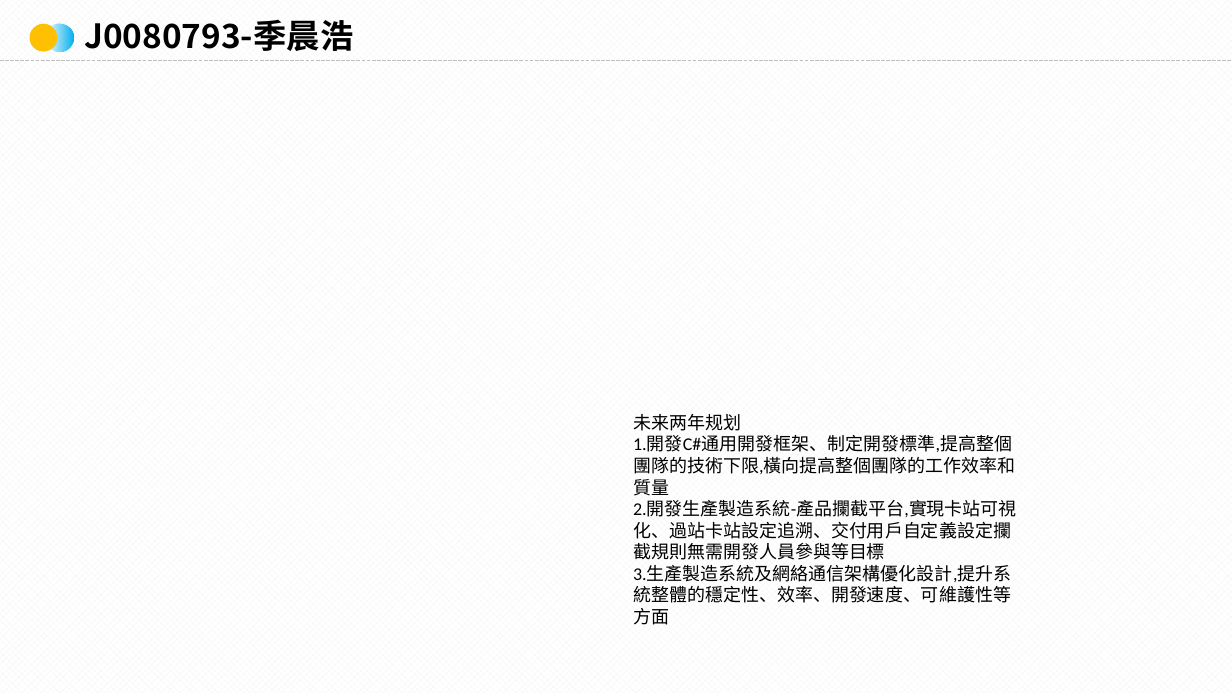
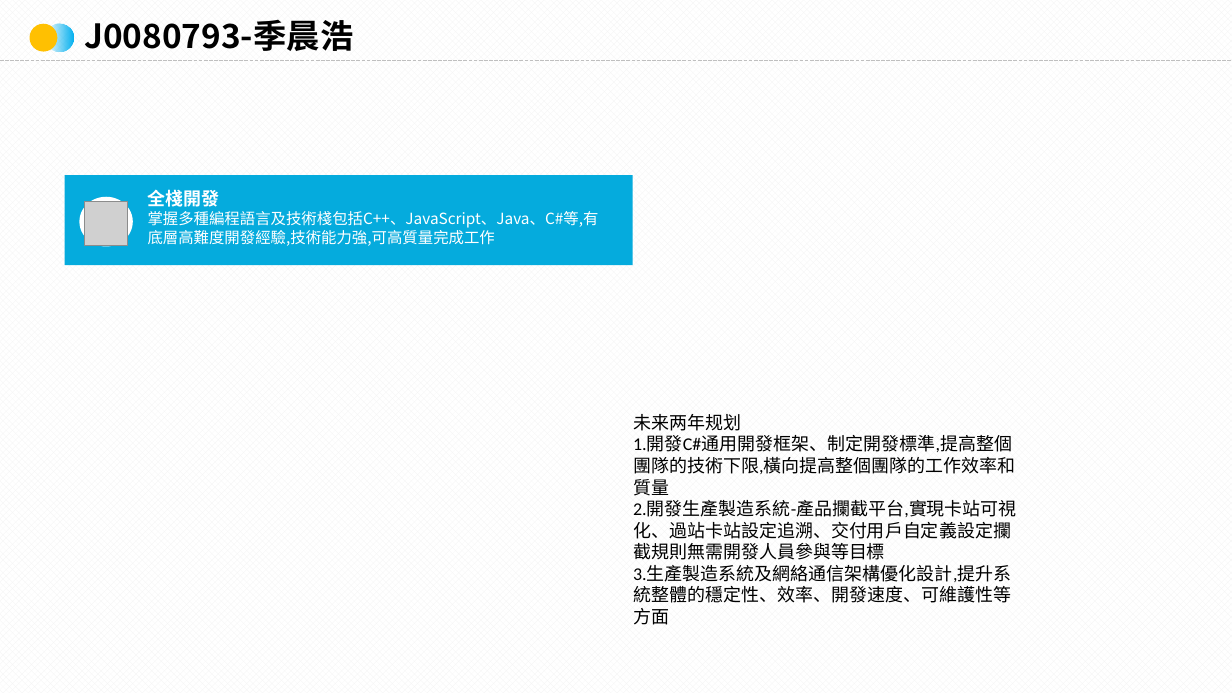
Before and after one commit to NoBug4Ever/work_files, a slide deck: slide 10 of J0080793.pptx (slide 9 before the commit). Drawn at 1232x693 pixels with LibreOffice and Linux fonts; fonts in the diff are those of the drawing; grey boxes stand for pictures; background and template pictures are left out. Boxes give left, top, right and bottom in pixels: in the first picture for what was removed or moved away, otherwise in the second. Text is boxed around its words. In the diff, an @@ line names an element or a change of style, - is before the commit and + after.

```diff
--- a/J0080793.pptx
+++ b/J0080793.pptx
@@ group added at [65,175,633,265]: 1 rectangle, 1 text, 1 ellipse, 1 picture @@
+全棧開發
+掌握多種編程語言及技術棧包括C++、JavaScript、Java、C#等,有底層高難度開發經驗,技術能力強,可高質量完成工作
```
Also in this commit, not shown: 3 other slides changed, 1 slide added, 1 other file.
